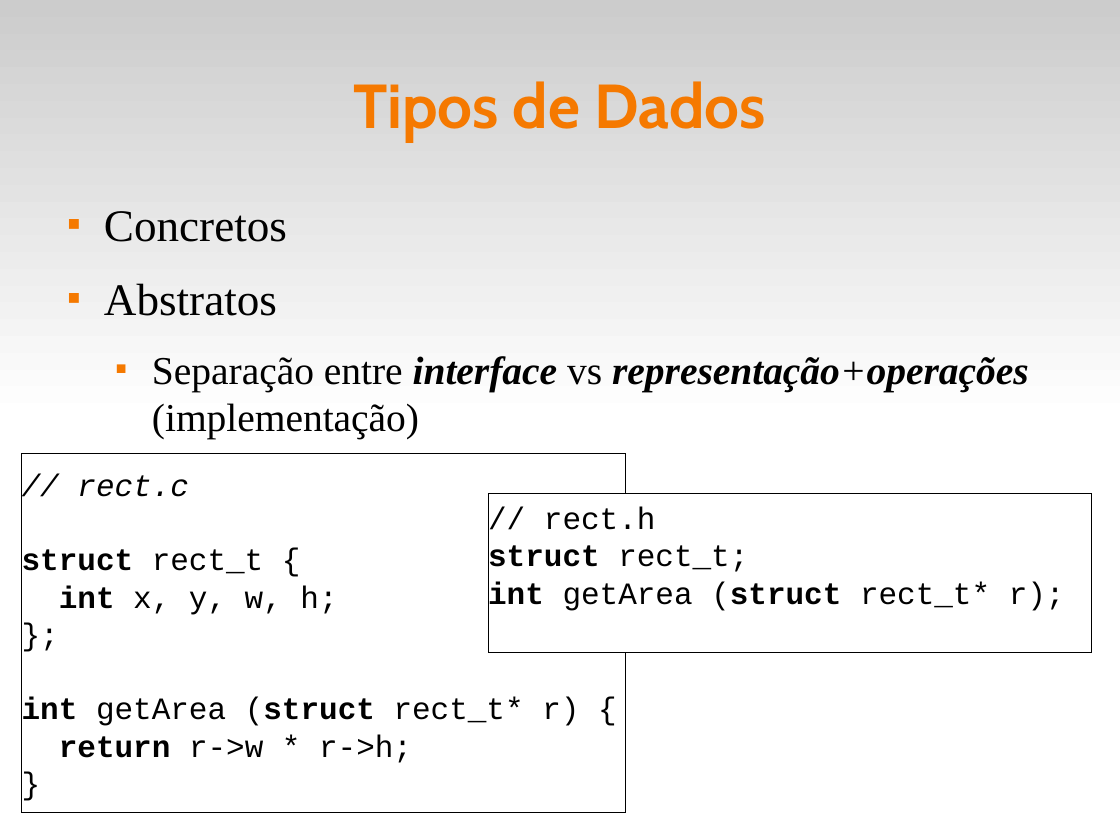
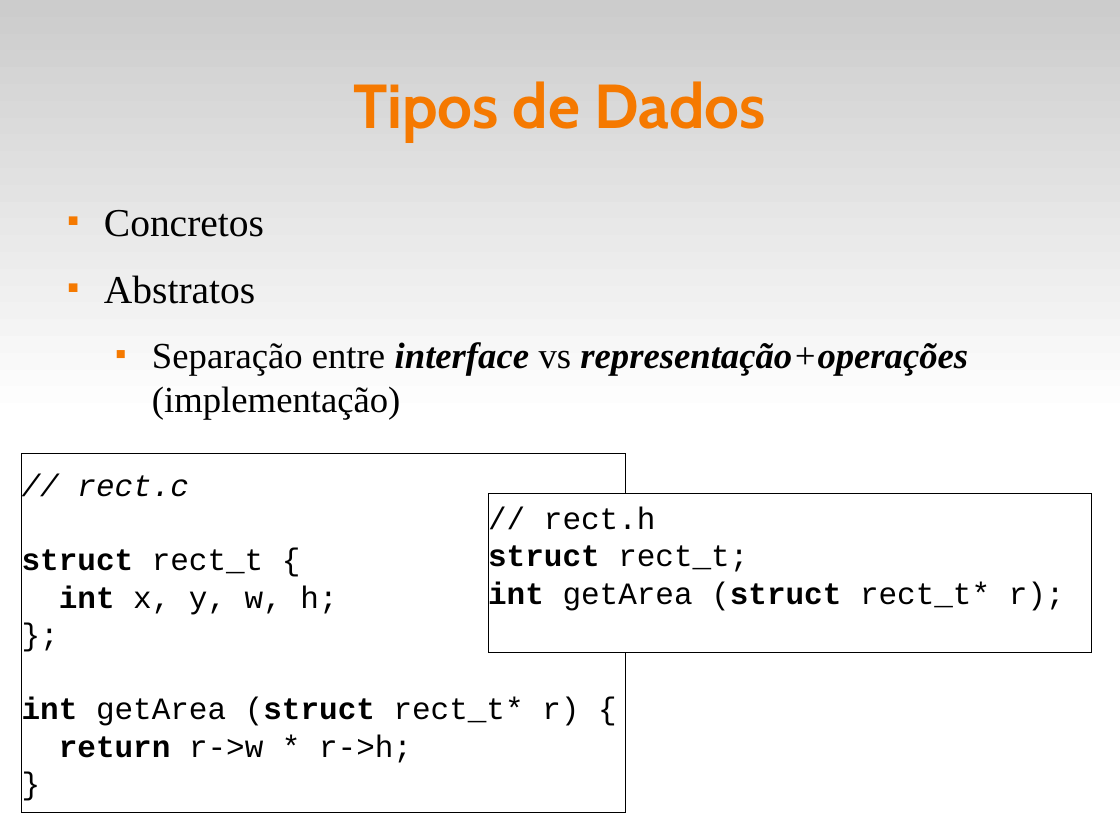
Before and after one commit to fsantanna-uerj/EDL, a slide deck: slide 5 of slides/edl-05-data.odp. Drawn at 1120x840 pixels with LibreOffice and Linux fonts; fonts in the diff are those of the drawing. Boxes give left, top, right and bottom in pixels: in the first picture for what was removed or moved away, otherwise in the second. Text is boxed around its words. In the diff, an @@ line names an element or a change of style, - is before the commit and + after.

```diff
--- a/slides/edl-05-data.odp
+++ b/slides/edl-05-data.odp
@@ text "Concretos" at (104, 210, 968, 419): size 32 to 28 pt in "Concretos", "Abstratos"; size 28 to 26 pt in "Separação entre interface vs representação+operações (implem ..." @@
```
Also in this commit, not shown: 1 other slide changed, 2 other files.
